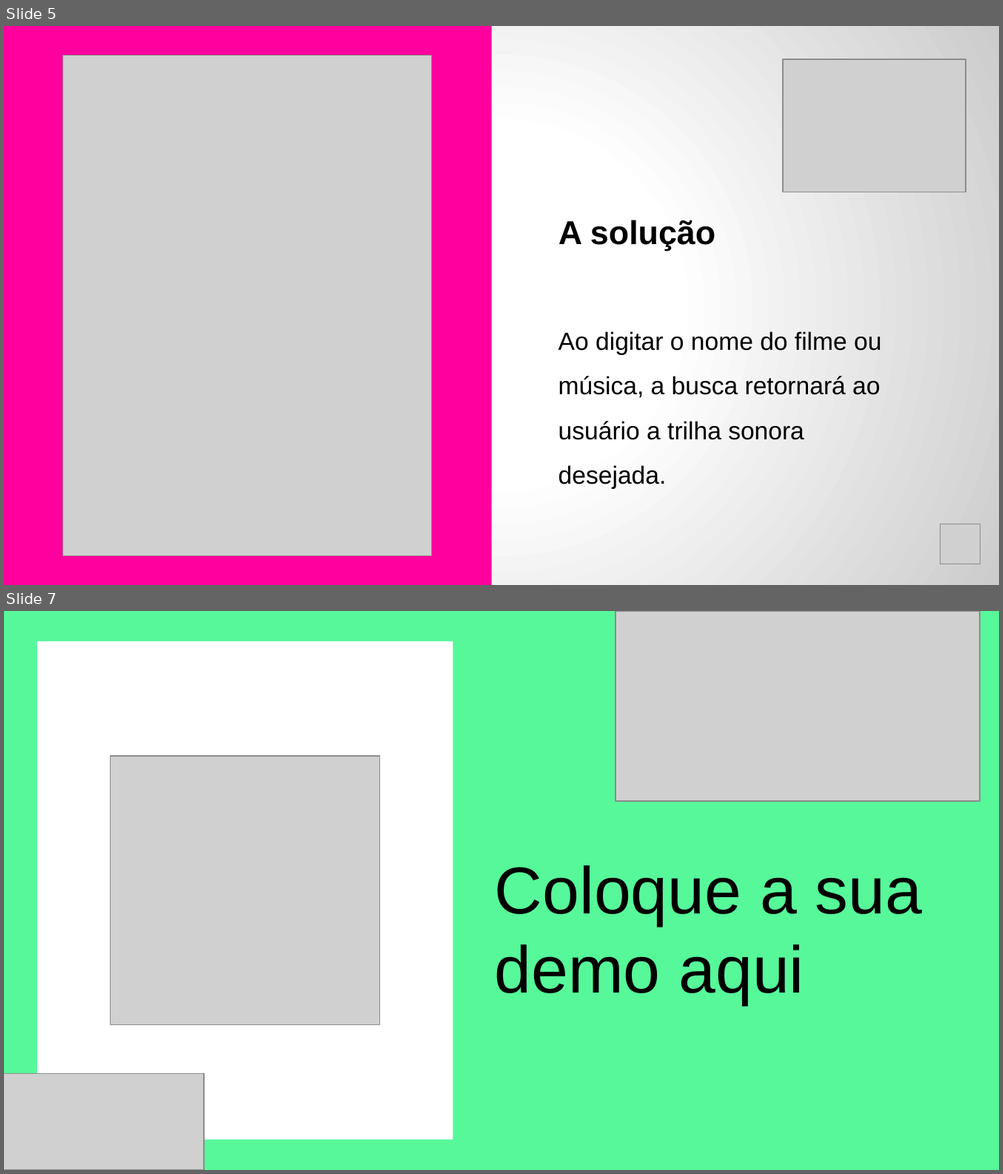
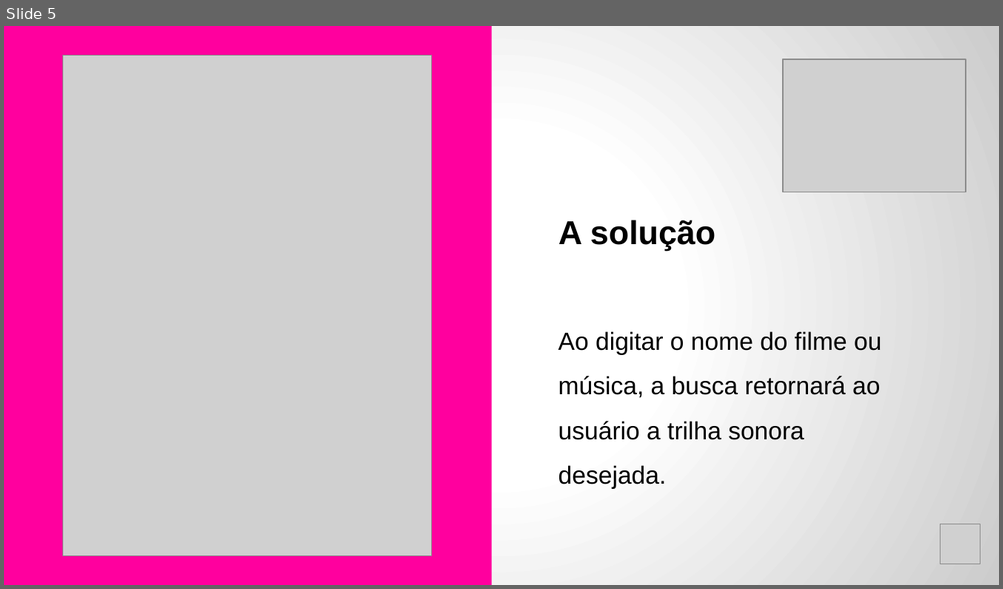
Before and after one commit to dayraroberta/hackathon-laboratoria, a slide deck: Docs/Open house hackaton template.pptx (1).pptx. Shown one above the other, each under a label of ours: slides 5 and 7 before the commit, slide 5 after it; the slides between them are not shown. The pictures are 1003x1174 and 1003x589 pixels, drawn with LibreOffice and Linux fonts; fonts in the diff are those of the drawing; grey boxes stand for pictures. Boxes give left, top, right and bottom in pixels: in the first picture for what was removed or moved away, otherwise in the second. Text is boxed around its words. In the diff, an @@ line names an element or a change of style, - is before the commit and + after.

```diff
--- a/Docs/Open house hackaton template.pptx (1).pptx
+++ b/Docs/Open house hackaton template.pptx (1).pptx
@@ slide 7 removed at (x1=4, y1=611, x2=999, y2=1170), background #56F89A @@
@@ picture removed at (x1=616, y1=611, x2=979, y2=801) @@
@@ rectangle removed at (x1=37, y1=641, x2=452, y2=1139) @@
@@ picture removed at (x1=111, y1=756, x2=380, y2=1025) @@
@@ text removed at (x1=495, y1=866, x2=922, y2=1005) @@
-Coloque a sua demo aqui
@@ picture removed at (x1=4, y1=1074, x2=204, y2=1170) @@
```
Also in this commit, not shown: 1 slide changed, 1 slide added, 2 other files.
